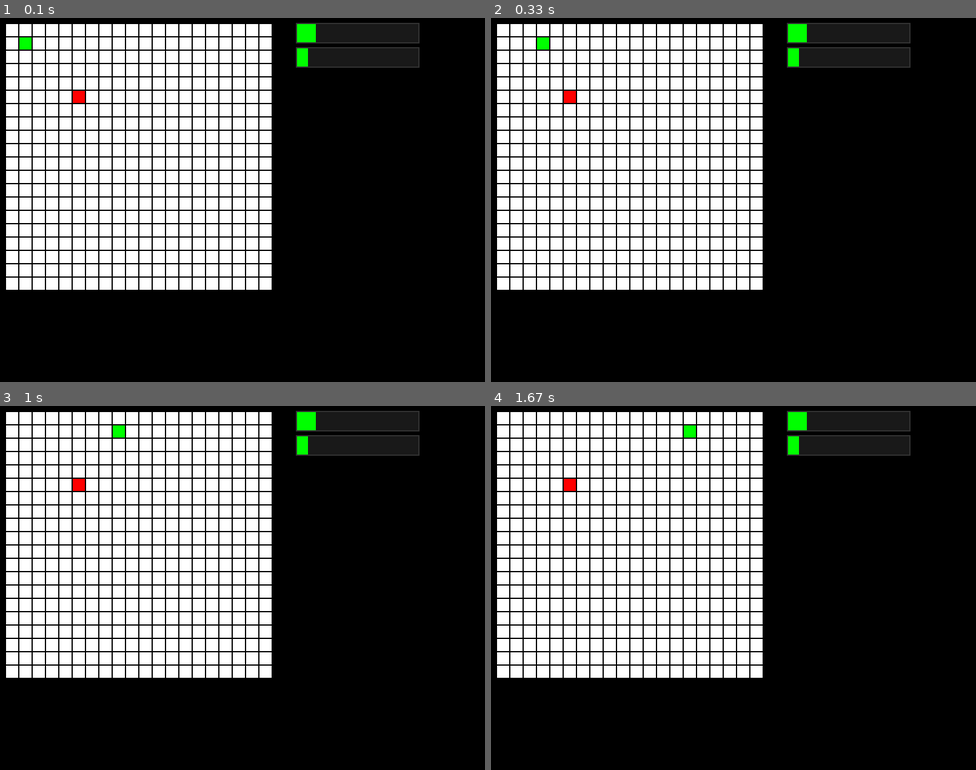
Above: before the commit, frames 1-4 (two rows, left to right).
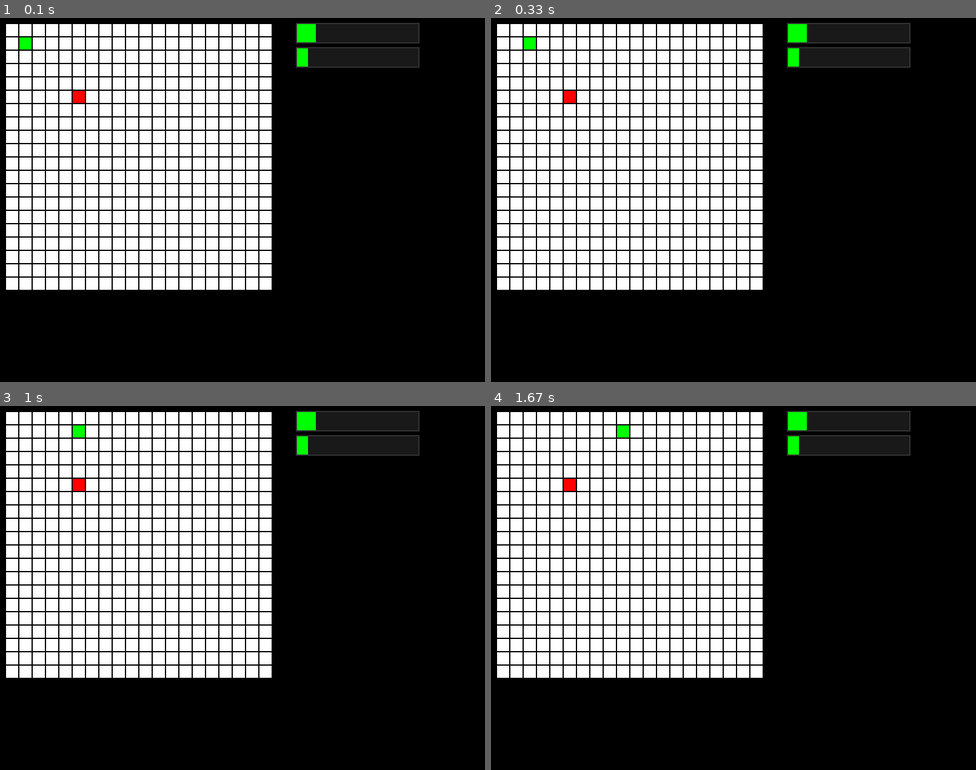
Above: after the commit, the same moments.

Repository: KonstBeliakov/pygame_snake
Game: pygame game, started from main.py
Two runs of this game, one before a commit and one after it. Both use one fixed random seed, a clock stepped at 60 frames per second and the inputs below.
Inputs:
- Up to frame 1 (0.1 s): no input
- Up to frame 2 (0.33 s): no input
- Up to frame 3 (1 s): hold Right 0.33-0.8 s
- Up to frame 4 (1.67 s): no input

Frame 1 is identical in both runs. In frame 2, 0.2% of the frame differs, in the area x 6-12%, y 5-9%; in frame 3, 0.2%; in frame 4, 0.2%.

Commit message:
Добавлены яблоки накладывающие эффект дизориентации, логика обрабатывающая нажатия на стрелки на клавиатуре перенесена в метод Snake.update()

Diff:
--- a/main.py
+++ b/main.py
@@ -22,8 +22,6 @@
 
 snake = snake.Snake()
 
-direction = 'RIGHT'
-
 t = perf_counter()
 
 items = [item.Item((5, 5), 2)]
@@ -46,21 +44,10 @@
             gameOver = True
 
     screen.fill((0, 0, 0))  #
-    keys = pygame.key.get_pressed()
-
-
-    if keys[pygame.K_LEFT]:
-        direction = 'LEFT'
-    if keys[pygame.K_RIGHT]:
-        direction = 'RIGHT'
-    if keys[pygame.K_UP]:
-        direction = 'UP'
-    if keys[pygame.K_DOWN]:
-        direction = 'DOWN'
 
     snake_map.draw(screen, snake, items)
 
-    snake_event = snake.update(direction, snake_map.updating_map, n)
+    snake_event = snake.update(snake_map.updating_map, n)
 
     match snake_event:
         case 'GameOver':
@@ -75,7 +62,7 @@
                 level_progress_bar.set_volume(1)
                 snake.position = [(1, 1)]
                 snake.length = 1
-                direction = 'RIGHT'
+                snake.direction = 'RIGHT'
                 snake_map.loadMap(2)
             else:
                 level_progress_bar.set_volume(snake.length)
@@ -87,6 +74,8 @@
                         items.append(item.Item(pos, 4, 'speed'))
                     case 1:
                         items.append(item.Item(pos, 5, 'slowness'))
+                    case 2:
+                        items.append(item.Item(pos, 6, 'disorientation'))
                     case _:
                         items.append(item.Item(pos, 2))
 
--- a/map.py
+++ b/map.py
@@ -10,7 +10,8 @@
         self.map_size = 20
         self.map = []
         self.updating_map = []
-        self.block_colors = [(255, 255, 255), (0, 255, 0), (255, 0, 0), (50, 50, 50), (0, 255, 255), (0, 100, 0)]
+        self.block_colors = [(255, 255, 255), (0, 255, 0), (255, 0, 0), (50, 50, 50), (0, 255, 255), (0, 100, 0),
+                             (150, 150, 0)]
 
     def loadMap(self, level):
         self.map = []
--- a/snake.py
+++ b/snake.py
@@ -6,11 +6,13 @@
     def __init__(self):
         self.position = [(1, 1)]
         self.length = 1
-        self.speed = 8
+        self.speed = 5
         self.time = perf_counter()
         self.effects = []
         self.effect_time_bars = []
-        self.effect_color = {'speed': (0, 255, 255), 'slowness': (0, 100, 0)}
+        self.effect_color = {'speed': (0, 255, 255), 'slowness': (0, 100, 0), 'disorientation': (150, 150, 0)}
+        self.disorientation = False
+        self.direction = 'RIGHT'
 
     def draw(self, screen):
         for i in range(len(self.effect_time_bars)):
@@ -24,11 +26,24 @@
                 self.speed *= 2
             case 'slowness':
                 self.speed /= 2
+            case 'disorientation':
+                self.disorientation = True
         self.effects.append([effect_type, 10])
         self.effect_time_bars.append(progress_bar.ProgressBar(20, 20))
         self.effect_time_bars[-1].set_color(self.effect_color[effect_type])
 
-    def update(self, direction, temp_map, map_size):
+    def update(self, temp_map, map_size):
+        keys = pygame.key.get_pressed()
+
+        if keys[pygame.K_LEFT]:
+            self.direction = 'RIGHT' if self.disorientation else 'LEFT'
+        if keys[pygame.K_RIGHT]:
+            self.direction = 'LEFT' if self.disorientation else 'RIGHT'
+        if keys[pygame.K_UP]:
+            self.direction = 'DOWN' if self.disorientation else 'UP'
+        if keys[pygame.K_DOWN]:
+            self.direction = 'UP' if self.disorientation else 'DOWN'
+
         event = None
         if perf_counter() - self.time > 1 / self.speed:
             self.time += 1 / self.speed
@@ -40,12 +55,14 @@
                         self.speed /= 2
                     elif self.effects[i][0] == 'slowness':
                         self.speed *= 2
+                    elif self.effects[i][0] == 'disorientation':
+                        self.disorientation = False
                     del self.effects[i]
                     del self.effect_time_bars[i]
                 else:
                     self.effect_time_bars[i].set_volume(int(self.effects[i][1] // 0.5))
 
-            match direction:
+            match self.direction:
                 case 'LEFT':
                     head = (self.position[-1][0] - 1, self.position[-1][1])
                 case 'RIGHT':
@@ -71,6 +88,9 @@
                 case 5:
                     event = ('AppleEaten', head)
                     self.add_effect('slowness')
+                case 6:
+                    event = ('AppleEaten', head)
+                    self.add_effect('disorientation')
                 case 3|1:
                     return 'GameOver'
 
